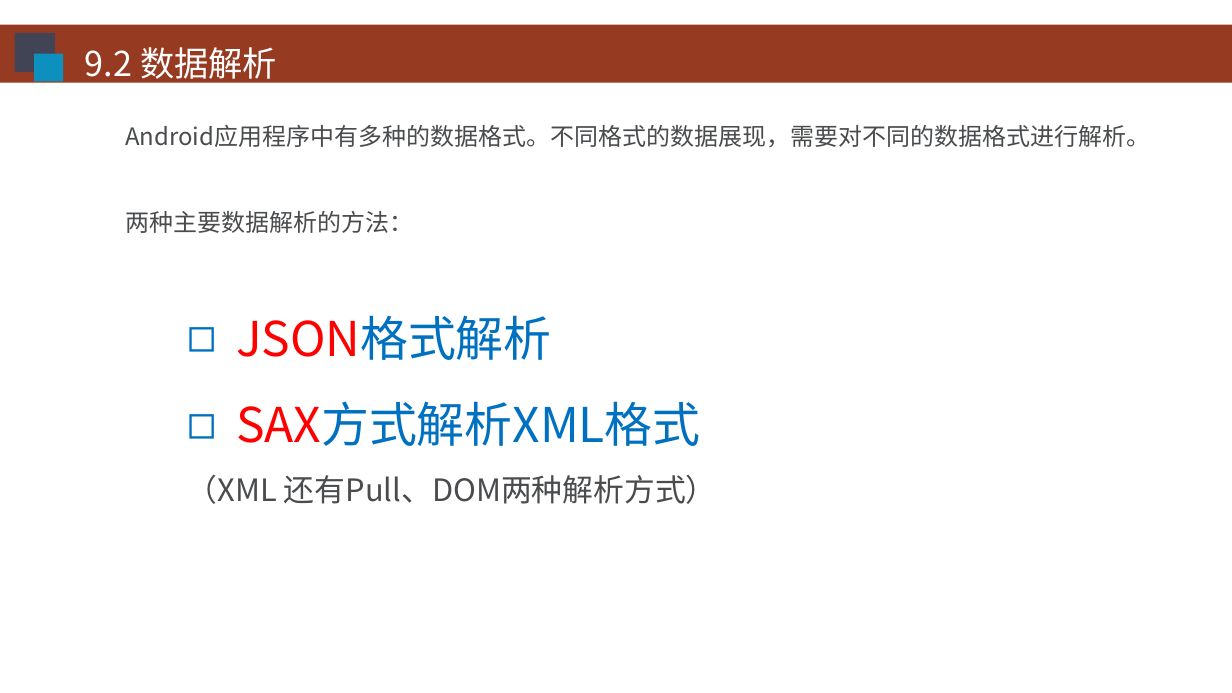
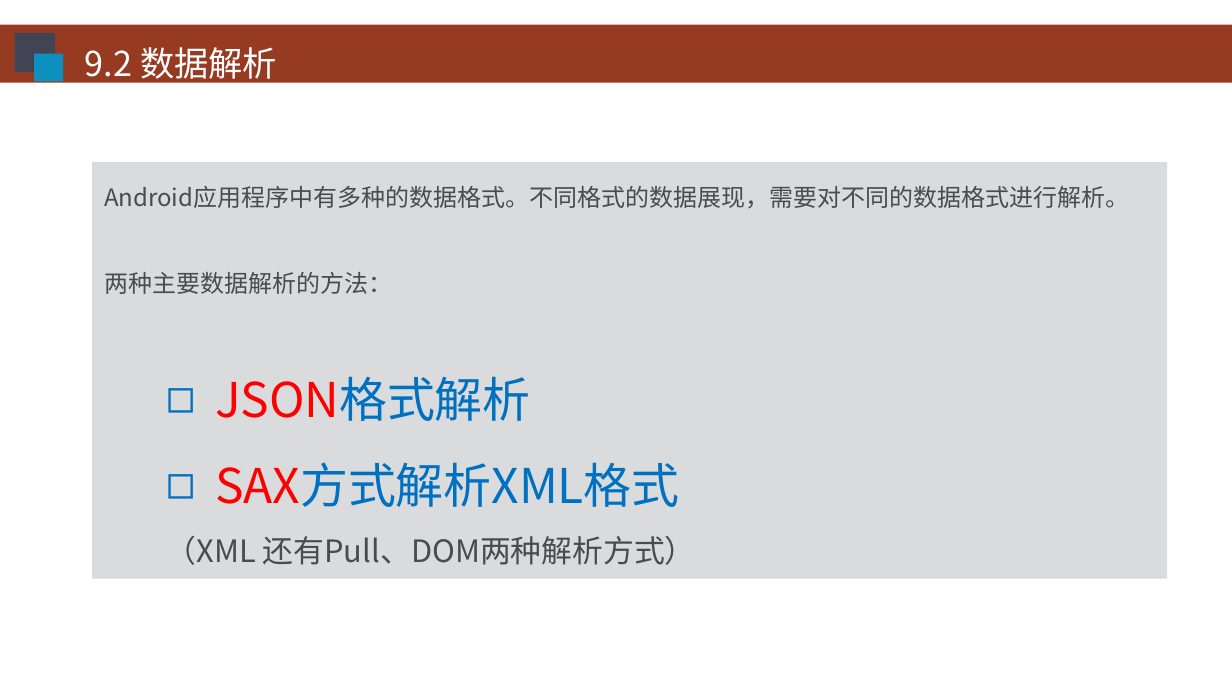
Before and after one commit to HBU/Android-PPT, a slide deck: slide 4 of 09.0 -- 网络通信 -- 第09章.pptx. Drawn at 1232x693 pixels with LibreOffice and Linux fonts; fonts in the diff are those of the drawing; background and template pictures are left out. Boxes give left, top, right and bottom in pixels: in the first picture for what was removed or moved away, otherwise in the second. Text is boxed around its words. In the diff, an @@ line names an element or a change of style, - is before the commit and + after.

```diff
--- a/09.0 -- 网络通信 -- 第09章.pptx
+++ b/09.0 -- 网络通信 -- 第09章.pptx
@@ rectangle "Android应用程序中有多种的数据格式。不同格式的数据展现，需要对不同的数据格式进行解析。": place and size @@
-rectangle "Android应用程序中有多种的数据格式。不同格式的数据展现，需要对不同的数据格式进行解析。" at (125, 125, 1150, 504)
+rectangle "Android应用程序中有多种的数据格式。不同格式的数据展现，需要对不同的数据格式进行解析。" at (92, 163, 1168, 579)
@@ rectangle "Android应用程序中有多种的数据格式。不同格式的数据展现，需要对不同的数据格式进行解析。" at (92, 163, 1168, 579): fill none to #DADBDC @@
```
Also in this commit, not shown: 14 other slides changed, 2 other files.
